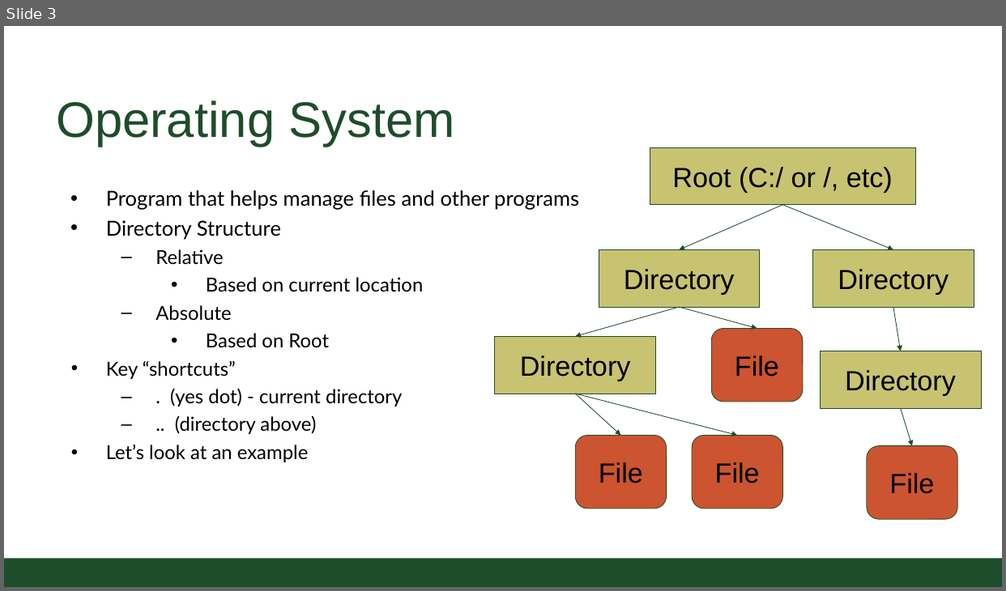
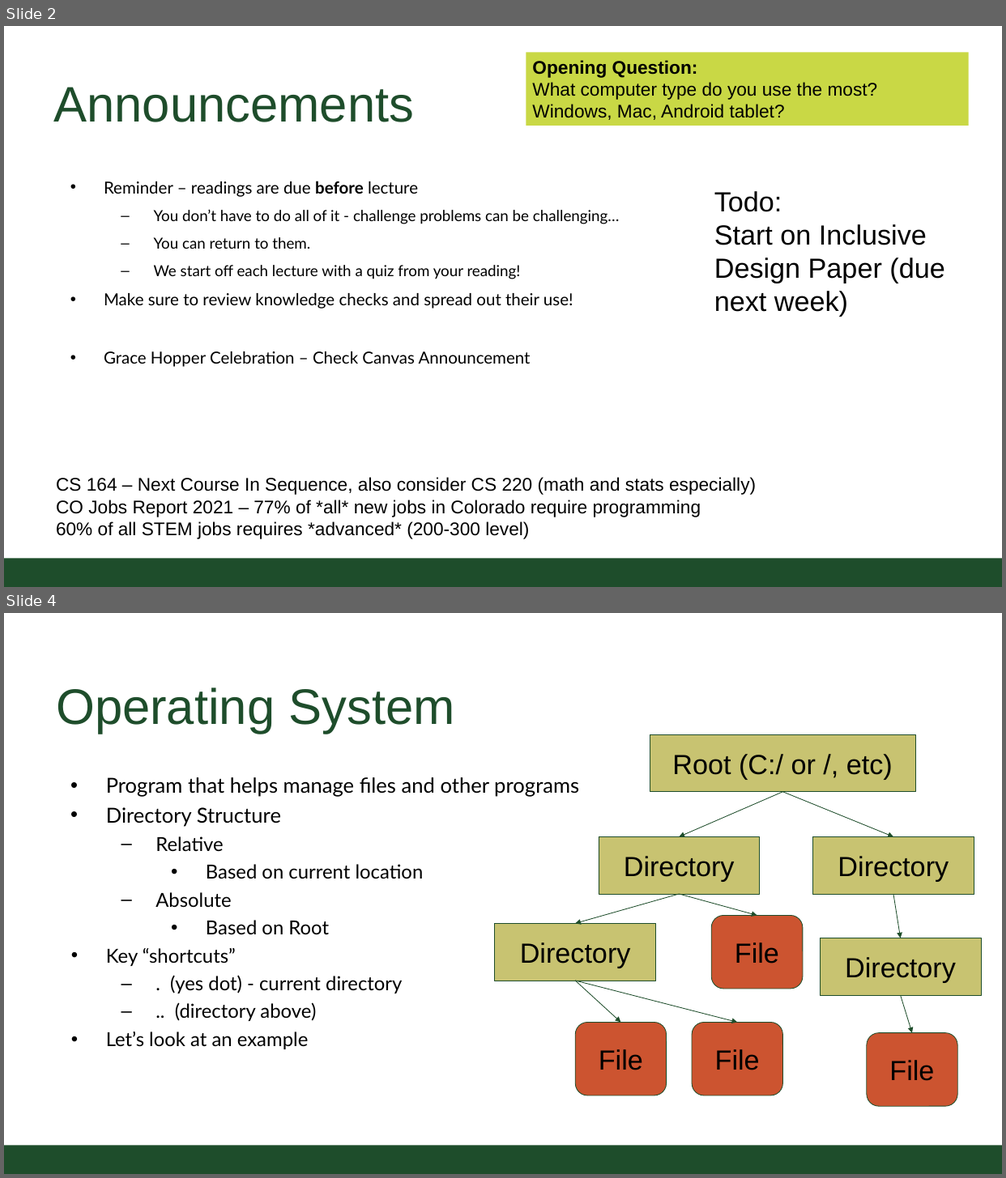
Before and after one commit to CSU-CS150B/handouts, a slide deck: Slides/On-Campus/06_02_FilesCSV.pptx. Shown one above the other, each under a label of ours: slide 3 before the commit, slides 2 and 4 after it; the slides between them are not shown. The pictures are 1006x591 and 1006x1178 pixels, drawn with LibreOffice and Linux fonts; fonts in the diff are those of the drawing; background and template pictures are left out. Boxes give left, top, right and bottom in pixels: in the first picture for what was removed or moved away, otherwise in the second. Text is boxed around its words. In the diff, an @@ line names an element or a change of style, - is before the commit and + after.

```diff
--- a/Slides/On-Campus/06_02_FilesCSV.pptx
+++ b/Slides/On-Campus/06_02_FilesCSV.pptx
@@ slide 2 added at <box>4,26,1002,587</box>, background #FFFFFF; not listed: 1 template element that a slide beside it also shows @@
@@ rectangle added at <box>526,53,968,126</box>, fill #C9D845, 20 pt, text #000000 @@
+Opening Question:
+What computer type do you use the most? Windows, Mac, Android tablet?
@@ title added at <box>53,87,414,122</box>, 54.4 pt, text #1E4D2B @@
+Announcements
@@ text added at <box>104,181,620,367</box>, 18.1 pt, text #000000 @@
+• Reminder – readings are due before lecture
+  – You don’t have to do all of it - challenge problems can be challenging…
+  – You can return to them.
+  – We start off each lecture with a quiz from your reading!
+• Make sure to review knowledge checks and spread out their use!
+• Grace Hopper Celebration – Check Canvas Announcement
@@ text added at <box>714,191,944,317</box>, 30.2 pt, text #000000 @@
+Todo:
+Start on Inclusive Design Paper (due next week)
@@ text added at <box>56,477,756,540</box>, 20 pt, text #000000 @@
+CS 164 – Next Course In Sequence, also consider CS 220 (math and stats especially)
+CO Jobs Report 2021 – 77% of *all* new jobs in Colorado require programming
+60% of all STEM jobs requires *advanced* (200-300 level)
@@ what was slide 3 is now slide 4 @@
```
Also in this commit, not shown: 4 slides changed, 1 other slide added.
